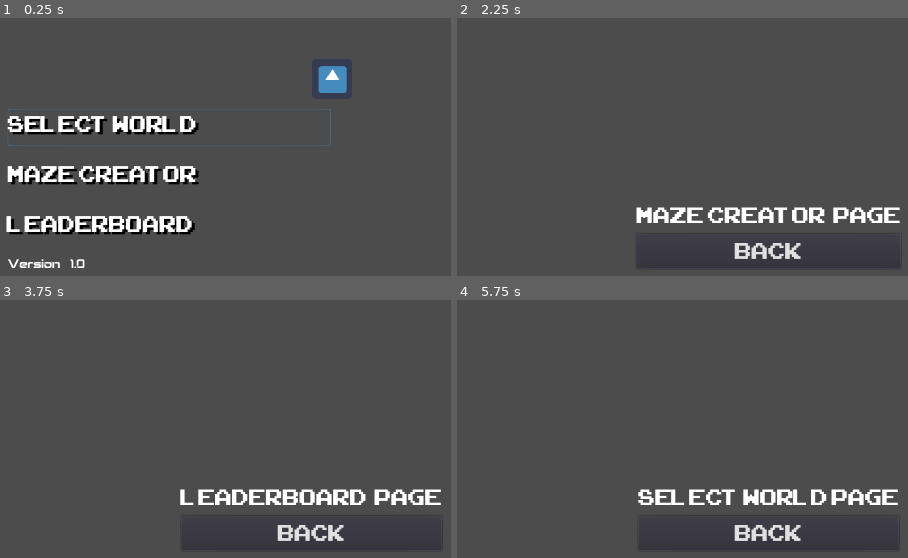
Above: before the commit, frames 1-4 (two rows, left to right).
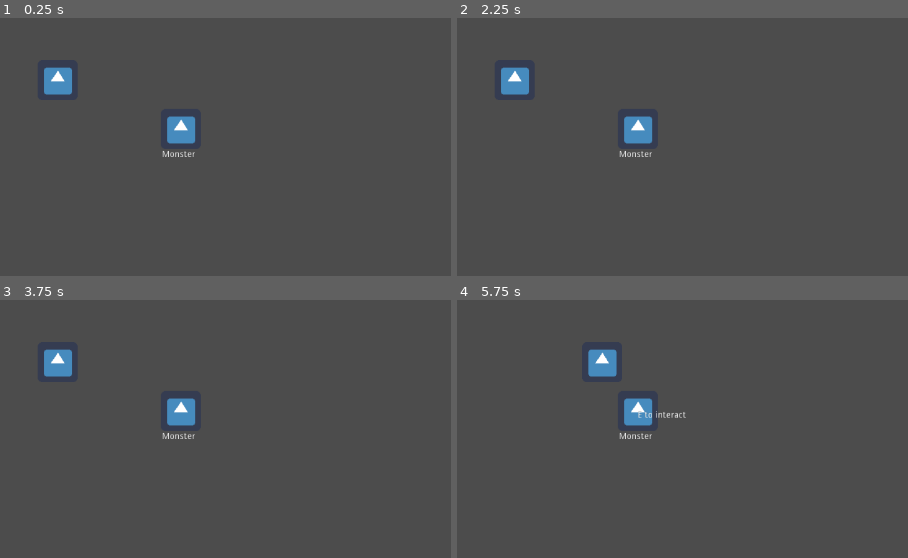
Above: after the commit, the same moments.

Repository: robedpixel/CZ3003Project
Game: Godot game, scene res://Scenes/Test Scenes/RP Test Scene.tscn
Two runs of this game, one before a commit and one after it. Both use one fixed random seed, a clock stepped at 60 frames per second and the inputs below. Before the commit the project starts from res://Scenes/Main_Menu/Main Menu.tscn. The engine's default icon, where the game draws it, is replaced by a stand-in: a white triangle on a blue panel in a dark square.
Inputs (mouse positions are in pixels of both pictures, inside the frame that each line leads up to):
- Up to frame 1 (0.25 s): no input
- Up to frame 2 (2.25 s): click (623, 126) at 0.5 s, where only the run before the commit has a clickable "Select World"; click (768, 250) at 1.25 s, where only the run before the commit has a clickable "Back"; click (623, 177) at 2 s, where only the run before the commit has a clickable "Maze creator"
- Up to frame 3 (3.75 s): click (311, 532) at 2.75 s, where only the run before the commit has a clickable "Back"; click (166, 508) at 3.5 s, where only the run before the commit has a clickable "leaderboard"
- Up to frame 4 (5.75 s): click (768, 532) at 4.25 s, where only the run before the commit has a clickable "Back"; tap Enter at 5 s; hold D (right, bound only after the commit) from 5.03 s (still down)

The runs differ from the first frame. In frame 1, 9.0% of the frame differs, in the area x 1-77%, y 18-97%; in frame 2, 4.4%; in frame 3, 4.4%; in frame 4, 4.3%.

Commit message:
Added player movement and interactable objects(monster)

Diff:
--- a/Godot Project/Scenes/Maze_Creator/MazeCreator.tscn
+++ b/Godot Project/Scenes/GUI Scenes/Leaderboard/LeaderBoard.tscn
@@ -1,18 +1,18 @@
 [gd_scene load_steps=2 format=2]
 
-[ext_resource path="res://Scenes/Main_Menu/SceneController.tscn" type="PackedScene" id=1]
+[ext_resource path="res://Scenes/GUI Scenes/Maze_Creator/MazeCreator.tscn" type="PackedScene" id=1]
 
 
 
 [node name="SelectWorld" instance=ExtResource( 1 )]
 
 [node name="VBoxContainer" parent="CenterContainer" index="0"]
-margin_left = 436.0
-margin_right = 844.0
+margin_left = 439.0
+margin_right = 841.0
 
 [node name="Label" parent="CenterContainer/VBoxContainer" index="0"]
-margin_right = 408.0
-text = "Maze Creator  Page"
+margin_right = 402.0
+text = "Leaderboard  Page"
 
 [node name="Button" parent="CenterContainer/VBoxContainer" index="1"]
-margin_right = 408.0
+margin_right = 402.0
--- a/Godot Project/Scenes/Main_Menu/Main Menu.tscn
+++ b/Godot Project/Scenes/GUI Scenes/Main_Menu/Main Menu.tscn
@@ -1,12 +1,12 @@
 [gd_scene load_steps=9 format=2]
 
 [ext_resource path="res://Resources/images/icon.png" type="Texture" id=1]
-[ext_resource path="res://Scenes/Main_Menu/mainMenu_buttons/MCButton.tscn" type="PackedScene" id=2]
-[ext_resource path="res://Scenes/Main_Menu/mainMenu_buttons/SelectWorldButton.tscn" type="PackedScene" id=3]
-[ext_resource path="res://Scenes/Main_Menu/mainMenu_buttons/LeaderboardButton.tscn" type="PackedScene" id=4]
+[ext_resource path="res://Scenes/GUI Scenes/Main_Menu/mainMenu_buttons/MCButton.tscn" type="PackedScene" id=2]
+[ext_resource path="res://Scenes/GUI Scenes/Main_Menu/mainMenu_buttons/SelectWorldButton.tscn" type="PackedScene" id=3]
+[ext_resource path="res://Scenes/GUI Scenes/Main_Menu/mainMenu_buttons/LeaderboardButton.tscn" type="PackedScene" id=4]
 [ext_resource path="res://Resources/fonts/BraveEightyoneRegular-ZVGvm.ttf" type="DynamicFontData" id=5]
-[ext_resource path="res://Scenes/Main_Menu/Main Menu.gd" type="Script" id=6]
-[ext_resource path="res://Scenes/Main_Menu/mainMenu_animation/fade_in.tscn" type="PackedScene" id=7]
+[ext_resource path="res://Scenes/GUI Scenes/Main_Menu/Main Menu.gd" type="Script" id=6]
+[ext_resource path="res://Scenes/GUI Scenes/Main_Menu/mainMenu_animation/fade_in.tscn" type="PackedScene" id=7]
 
 [sub_resource type="DynamicFont" id=1]
 size = 19
--- a/Godot Project/Scenes/Main_Menu/SceneController.tscn
+++ b/Godot Project/Scenes/GUI Scenes/Main_Menu/SceneController.tscn
@@ -1,7 +1,8 @@
 [gd_scene load_steps=3 format=2]
 
 [ext_resource path="res://Resources/fonts/arcade_48.tres" type="DynamicFont" id=1]
-[ext_resource path="res://Scenes/Main_Menu/SceneController.gd" type="Script" id=2]
+[ext_resource path="res://Scenes/GUI Scenes/Main_Menu/SceneController.gd" type="Script" id=2]
+
 
 [node name="SelectWorld" type="Control"]
 anchor_right = 1.0
--- a/Godot Project/Scenes/Main_Menu/mainMenu_animation/fade_in.tscn
+++ b/Godot Project/Scenes/GUI Scenes/Main_Menu/mainMenu_animation/fade_in.tscn
@@ -1,6 +1,7 @@
 [gd_scene load_steps=3 format=2]
 
-[ext_resource path="res://Scenes/Main_Menu/mainMenu_animation/Fade.gd" type="Script" id=1]
+[ext_resource path="res://Scenes/GUI Scenes/Main_Menu/mainMenu_animation/Fade.gd" type="Script" id=1]
+
 
 [sub_resource type="Animation" id=1]
 resource_name = "fadein"
--- a/Godot Project/Scenes/Main_Menu/mainMenu_buttons/LeaderboardButton.tscn
+++ b/Godot Project/Scenes/GUI Scenes/Main_Menu/mainMenu_buttons/LeaderboardButton.tscn
@@ -1,6 +1,7 @@
 [gd_scene load_steps=2 format=2]
 
-[ext_resource path="res://Scenes/Main_Menu/mainMenu_buttons/MenuButtonController.tscn" type="PackedScene" id=1]
+[ext_resource path="res://Scenes/GUI Scenes/Main_Menu/mainMenu_buttons/MenuButtonController.tscn" type="PackedScene" id=1]
+
 
 [node name="LeaderboardButton" instance=ExtResource( 1 )]
 scene_to_load = "res://Scenes/Leaderboard/LeaderBoard.tscn"
--- a/Godot Project/Scenes/Main_Menu/mainMenu_buttons/MCButton.tscn
+++ b/Godot Project/Scenes/GUI Scenes/Main_Menu/mainMenu_buttons/MCButton.tscn
@@ -1,6 +1,7 @@
 [gd_scene load_steps=2 format=2]
 
-[ext_resource path="res://Scenes/Main_Menu/mainMenu_buttons/MenuButtonController.tscn" type="PackedScene" id=1]
+[ext_resource path="res://Scenes/GUI Scenes/Main_Menu/mainMenu_buttons/MenuButtonController.tscn" type="PackedScene" id=1]
+
 
 [node name="MCButton" instance=ExtResource( 1 )]
 scene_to_load = "res://Scenes/Maze_Creator/MazeCreator.tscn"
--- a/Godot Project/Scenes/Main_Menu/mainMenu_buttons/MenuButtonController.tscn
+++ b/Godot Project/Scenes/GUI Scenes/Main_Menu/mainMenu_buttons/MenuButtonController.tscn
@@ -1,7 +1,8 @@
 [gd_scene load_steps=3 format=2]
 
 [ext_resource path="res://Resources/fonts/arcade_48.tres" type="DynamicFont" id=1]
-[ext_resource path="res://Scenes/Main_Menu/mainMenu_buttons/MenuButtonController.gd" type="Script" id=2]
+[ext_resource path="res://Scenes/GUI Scenes/Main_Menu/mainMenu_buttons/MenuButtonController.gd" type="Script" id=2]
+
 
 
 [node name="Button" type="Button"]
--- a/Godot Project/Scenes/Main_Menu/mainMenu_buttons/SelectWorldButton.tscn
+++ b/Godot Project/Scenes/GUI Scenes/Main_Menu/mainMenu_buttons/SelectWorldButton.tscn
@@ -1,6 +1,7 @@
 [gd_scene load_steps=2 format=2]
 
-[ext_resource path="res://Scenes/Main_Menu/mainMenu_buttons/MenuButtonController.tscn" type="PackedScene" id=1]
+[ext_resource path="res://Scenes/GUI Scenes/Main_Menu/mainMenu_buttons/MenuButtonController.tscn" type="PackedScene" id=1]
+
 
 [node name="Button" instance=ExtResource( 1 )]
 scene_to_load = "res://Scenes/Select_World/SelectWorld.tscn"
--- a/Godot Project/Scenes/Leaderboard/LeaderBoard.tscn
+++ b/Godot Project/Scenes/GUI Scenes/Maze_Creator/MazeCreator.tscn
@@ -1,17 +1,19 @@
 [gd_scene load_steps=2 format=2]
 
-[ext_resource path="res://Scenes/Maze_Creator/MazeCreator.tscn" type="PackedScene" id=1]
+[ext_resource path="res://Scenes/GUI Scenes/Main_Menu/SceneController.tscn" type="PackedScene" id=1]
+
+
 
 
 [node name="SelectWorld" instance=ExtResource( 1 )]
 
 [node name="VBoxContainer" parent="CenterContainer" index="0"]
-margin_left = 439.0
-margin_right = 841.0
+margin_left = 436.0
+margin_right = 844.0
 
 [node name="Label" parent="CenterContainer/VBoxContainer" index="0"]
-margin_right = 402.0
-text = "Leaderboard  Page"
+margin_right = 408.0
+text = "Maze Creator  Page"
 
 [node name="Button" parent="CenterContainer/VBoxContainer" index="1"]
-margin_right = 402.0
+margin_right = 408.0
--- a/Godot Project/Scenes/Select_World/SelectWorld.tscn
+++ b/Godot Project/Scenes/GUI Scenes/Select_World/SelectWorld.tscn
@@ -1,6 +1,7 @@
 [gd_scene load_steps=2 format=2]
 
-[ext_resource path="res://Scenes/Main_Menu/SceneController.tscn" type="PackedScene" id=1]
+[ext_resource path="res://Scenes/GUI Scenes/Main_Menu/SceneController.tscn" type="PackedScene" id=1]
+
 
 [node name="SelectWorld" instance=ExtResource( 1 )]
 
--- /dev/null
+++ b/Godot Project/Scenes/Template Scenes(Prefabs)/Interactable Obj.tscn
@@ -0,0 +1,23 @@
+[gd_scene load_steps=4 format=2]
+
+[ext_resource path="res://Scripts/Interactable.gd" type="Script" id=1]
+[ext_resource path="res://Scripts/InteractableTextPopup.gd" type="Script" id=2]
+
+[sub_resource type="RectangleShape2D" id=5]
+extents = Vector2( 76.1249, 80.3656 )
+
+[node name="Interactable Area" type="Area2D"]
+script = ExtResource( 1 )
+
+[node name="CollisionShape2D" type="CollisionShape2D" parent="."]
+shape = SubResource( 5 )
+
+[node name="InteractTextLabel" type="RichTextLabel" parent="."]
+margin_right = 100.0
+margin_bottom = 20.0
+script = ExtResource( 2 )
+__meta__ = {
+"_edit_use_anchors_": false
+}
+[connection signal="body_entered" from="." to="." method="_on_Interactable_Area_body_entered"]
+[connection signal="body_exited" from="." to="." method="_on_Interactable_Area_body_exited"]
--- /dev/null
+++ b/Godot Project/Scenes/Test Scenes/RP Test Scene.tscn
@@ -0,0 +1,105 @@
+[gd_scene load_steps=12 format=2]
+
+[ext_resource path="res://Resources/images/icon.png" type="Texture" id=1]
+[ext_resource path="res://Scripts/Character/Character.gd" type="Script" id=2]
+[ext_resource path="res://Scripts/Maze/Room.gd" type="Script" id=3]
+[ext_resource path="res://Scripts/Monster.gd" type="Script" id=4]
+[ext_resource path="res://Scripts/Interactable.gd" type="Script" id=5]
+[ext_resource path="res://Scripts/InteractableTextPopup.gd" type="Script" id=6]
+
+[sub_resource type="RectangleShape2D" id=6]
+extents = Vector2( 30.823, 30.31 )
+
+[sub_resource type="RectangleShape2D" id=2]
+extents = Vector2( 20.9225, 440.206 )
+
+[sub_resource type="RectangleShape2D" id=3]
+extents = Vector2( 786.64, 24.5294 )
+
+[sub_resource type="RectangleShape2D" id=4]
+extents = Vector2( 32.8479, 33.0825 )
+
+[sub_resource type="RectangleShape2D" id=5]
+extents = Vector2( 76.1249, 80.3656 )
+
+[node name="Root node" type="Node2D"]
+
+[node name="Player" type="KinematicBody2D" parent="."]
+position = Vector2( 233.082, 112.303 )
+script = ExtResource( 2 )
+
+[node name="Sprite" type="Sprite" parent="Player"]
+texture = ExtResource( 1 )
+
+[node name="CollisionShape2D" type="CollisionShape2D" parent="Player"]
+shape = SubResource( 6 )
+
+[node name="Maze" type="Node2D" parent="."]
+
+[node name="Room" type="Node2D" parent="."]
+script = ExtResource( 3 )
+
+[node name="Left Wall" type="StaticBody2D" parent="Room"]
+position = Vector2( 0, 360 )
+
+[node name="Left Wall Collision Shape" type="CollisionShape2D" parent="Room/Left Wall"]
+shape = SubResource( 2 )
+
+[node name="Right Wall" type="StaticBody2D" parent="Room"]
+position = Vector2( 1280, 360 )
+
+[node name="Right Wall Collision Shape" type="CollisionShape2D" parent="Room/Right Wall"]
+shape = SubResource( 2 )
+
+[node name="Top Wall" type="StaticBody2D" parent="Room"]
+position = Vector2( 640, 0 )
+
+[node name="Top Wall Collision Shape" type="CollisionShape2D" parent="Room/Top Wall"]
+shape = SubResource( 3 )
+
+[node name="Bottom Wall" type="StaticBody2D" parent="Room"]
+position = Vector2( 640, 720 )
+
+[node name="Bottom Wall Collision Shape" type="CollisionShape2D" parent="Room/Bottom Wall"]
+shape = SubResource( 3 )
+
+[node name="Monster" type="StaticBody2D" parent="."]
+position = Vector2( 430.186, 190.488 )
+script = ExtResource( 4 )
+
+[node name="Sprite" type="Sprite" parent="Monster"]
+texture = ExtResource( 1 )
+
+[node name="RichTextLabel" type="RichTextLabel" parent="Monster"]
+margin_left = -30.0
+margin_top = 34.0
+margin_right = 30.0
+margin_bottom = 54.0
+grow_horizontal = 0
+grow_vertical = 0
+text = "Monster"
+__meta__ = {
+"_edit_use_anchors_": false,
+"_editor_description_": ""
+}
+
+[node name="CollisionShape2D" type="CollisionShape2D" parent="Monster"]
+z_index = 1
+shape = SubResource( 4 )
+
+[node name="Interactable Area" type="Area2D" parent="Monster"]
+script = ExtResource( 5 )
+
+[node name="CollisionShape2D" type="CollisionShape2D" parent="Monster/Interactable Area"]
+shape = SubResource( 5 )
+
+[node name="InteractTextLabel" type="RichTextLabel" parent="Monster/Interactable Area"]
+margin_right = 100.0
+margin_bottom = 20.0
+text = "E to interact"
+script = ExtResource( 6 )
+__meta__ = {
+"_edit_use_anchors_": false
+}
+[connection signal="body_entered" from="Monster/Interactable Area" to="Monster/Interactable Area" method="_on_Interactable_Area_body_entered"]
+[connection signal="body_exited" from="Monster/Interactable Area" to="Monster/Interactable Area" method="_on_Interactable_Area_body_exited"]
--- /dev/null
+++ b/Godot Project/Scripts/Character/Character.gd
@@ -0,0 +1,44 @@
+extends KinematicBody2D
+
+export (int) var speed = 200
+
+var velocity = Vector2()
+
+var canInteract = false
+var interactObjList = []
+
+# Called when the node enters the scene tree for the first time.
+func _ready():
+	pass # Replace with function body.
+
+
+# Called every frame. 'delta' is the elapsed time since the previous frame.
+func _process(delta):
+	pass
+
+func get_input():
+	velocity = Vector2()
+	if Input.is_action_pressed('right'):
+		velocity.x += 1
+	if Input.is_action_pressed('left'):
+		velocity.x -= 1
+	if Input.is_action_pressed('down'):
+		velocity.y += 1
+	if Input.is_action_pressed('up'):
+		velocity.y -= 1
+	velocity = velocity.normalized() * speed
+
+func _physics_process(delta):
+	get_input()
+	velocity = move_and_slide(velocity)
+
+func _AddInteractable(interactObjName):
+	canInteract = true
+	self.interactObjList.append(interactObjName)
+	print(self.interactObjList)
+
+func _RemoveInteractable(interactObjName):
+	canInteract = false
+	var i = self.interactObjList.find(interactObjName)
+	self.interactObjList.remove(i)
+	print(self.interactObjList)
--- /dev/null
+++ b/Godot Project/Scripts/Interactable.gd
@@ -0,0 +1,31 @@
+extends Area2D
+
+
+# Declare member variables here. Examples:
+# var a = 2
+# var b = "text"
+
+onready var childTextLabel = $InteractTextLabel
+onready var parent = get_parent()
+
+# Called when the node enters the scene tree for the first time.
+func _ready():
+	pass # Replace with function body.|
+
+
+# Called every frame. 'delta' is the elapsed time since the previous frame.
+#func _process(delta):
+#	pass
+
+func _on_Interactable_Area_body_entered(body):
+	print("Enter")
+	if(body.name == "Player"):
+		body._AddInteractable(parent.name)
+		childTextLabel._show()
+
+
+func _on_Interactable_Area_body_exited(body):
+	print("Exit")
+	if(body.name == "Player"):
+		body._RemoveInteractable(parent.name)
+		childTextLabel._hide()
--- /dev/null
+++ b/Godot Project/Scripts/InteractableTextPopup.gd
@@ -0,0 +1,21 @@
+extends RichTextLabel
+
+
+export var labelText = "E"
+
+# Called when the node enters the scene tree for the first time.
+func _ready():
+	_hide()
+
+func _init():
+	_hide()
+
+# Called every frame. 'delta' is the elapsed time since the previous frame.
+#func _process(delta):
+#	pass
+
+func _show():
+	self.visible = true
+
+func _hide():
+	self.visible = false
--- /dev/null
+++ b/Godot Project/Scripts/Maze/Maze.gd
@@ -0,0 +1,16 @@
+extends Node
+
+
+# Declare member variables here. Examples:
+# var a = 2
+# var b = "text"
+
+
+# Called when the node enters the scene tree for the first time.
+func _ready():
+	pass # Replace with function body.
+
+
+# Called every frame. 'delta' is the elapsed time since the previous frame.
+#func _process(delta):
+#	pass
--- /dev/null
+++ b/Godot Project/Scripts/Maze/Room.gd
@@ -0,0 +1,16 @@
+extends Node
+
+
+# Declare member variables here. Examples:
+# var a = 2
+# var b = "text"
+
+
+# Called when the node enters the scene tree for the first time.
+func _ready():
+	pass # Replace with function body.
+
+
+# Called every frame. 'delta' is the elapsed time since the previous frame.
+#func _process(delta):
+#	pass
--- /dev/null
+++ b/Godot Project/Scripts/Monster.gd
@@ -0,0 +1,21 @@
+extends Node
+
+
+# Declare member variables here. Examples:
+# var a = 2
+# var b = "text"
+
+
+
+
+# Called when the node enters the scene tree for the first time.
+func _ready():
+	pass # Replace with function body.
+
+
+# Called every frame. 'delta' is the elapsed time since the previous frame.
+#func _process(delta):
+#	pass
+
+func test():
+	print("TEST")
--- a/Godot Project/project.godot
+++ b/Godot Project/project.godot
@@ -16,13 +16,45 @@
 [application]
 
 config/name="Sample"
-run/main_scene="res://Scenes/Main_Menu/Main Menu.tscn"
+run/main_scene="res://Scenes/Test Scenes/RP Test Scene.tscn"
 
 [display]
 
 window/size/width=1280
 window/size/height=720
 
+[input]
+
+left={
+"deadzone": 0.5,
+"events": [ Object(InputEventKey,"resource_local_to_scene":false,"resource_name":"","device":0,"alt":false,"shift":false,"control":false,"meta":false,"command":false,"pressed":false,"scancode":16777231,"unicode":0,"echo":false,"script":null)
+, Object(InputEventKey,"resource_local_to_scene":false,"resource_name":"","device":0,"alt":false,"shift":false,"control":false,"meta":false,"command":false,"pressed":false,"scancode":65,"unicode":0,"echo":false,"script":null)
+ ]
+}
+right={
+"deadzone": 0.5,
+"events": [ Object(InputEventKey,"resource_local_to_scene":false,"resource_name":"","device":0,"alt":false,"shift":false,"control":false,"meta":false,"command":false,"pressed":false,"scancode":68,"unicode":0,"echo":false,"script":null)
+, Object(InputEventKey,"resource_local_to_scene":false,"resource_name":"","device":0,"alt":false,"shift":false,"control":false,"meta":false,"command":false,"pressed":false,"scancode":16777233,"unicode":0,"echo":false,"script":null)
+ ]
+}
+up={
+"deadzone": 0.5,
+"events": [ Object(InputEventKey,"resource_local_to_scene":false,"resource_name":"","device":0,"alt":false,"shift":false,"control":false,"meta":false,"command":false,"pressed":false,"scancode":87,"unicode":0,"echo":false,"script":null)
+, Object(InputEventKey,"resource_local_to_scene":false,"resource_name":"","device":0,"alt":false,"shift":false,"control":false,"meta":false,"command":false,"pressed":false,"scancode":16777232,"unicode":0,"echo":false,"script":null)
+ ]
+}
+down={
+"deadzone": 0.5,
+"events": [ Object(InputEventKey,"resource_local_to_scene":false,"resource_name":"","device":0,"alt":false,"shift":false,"control":false,"meta":false,"command":false,"pressed":false,"scancode":83,"unicode":0,"echo":false,"script":null)
+, Object(InputEventKey,"resource_local_to_scene":false,"resource_name":"","device":0,"alt":false,"shift":false,"control":false,"meta":false,"command":false,"pressed":false,"scancode":16777234,"unicode":0,"echo":false,"script":null)
+ ]
+}
+click={
+"deadzone": 0.5,
+"events": [ Object(InputEventMouseButton,"resource_local_to_scene":false,"resource_name":"","device":0,"alt":false,"shift":false,"control":false,"meta":false,"command":false,"button_mask":0,"position":Vector2( 0, 0 ),"global_position":Vector2( 0, 0 ),"factor":1.0,"button_index":1,"pressed":false,"doubleclick":false,"script":null)
+ ]
+}
+
 [rendering]
 
 environment/default_clear_color=Color( 0.301961, 0.301961, 0.301961, 1 )
Renamed: Godot Project/Scenes/Main_Menu/Main Menu.gd -> Godot Project/Scenes/GUI Scenes/Main_Menu/Main Menu.gd
Renamed: Godot Project/Scenes/Main_Menu/SceneController.gd -> Godot Project/Scenes/GUI Scenes/Main_Menu/SceneController.gd
Renamed: Godot Project/Scenes/Main_Menu/mainMenu_animation/Fade.gd -> Godot Project/Scenes/GUI Scenes/Main_Menu/mainMenu_animation/Fade.gd
Renamed: Godot Project/Scenes/Main_Menu/mainMenu_buttons/MenuButtonController.gd -> Godot Project/Scenes/GUI Scenes/Main_Menu/mainMenu_buttons/MenuButtonController.gd
Renamed: Godot Project/Scenes/StartMenu.tscn -> Godot Project/Scenes/GUI Scenes/StartMenu.tscn
